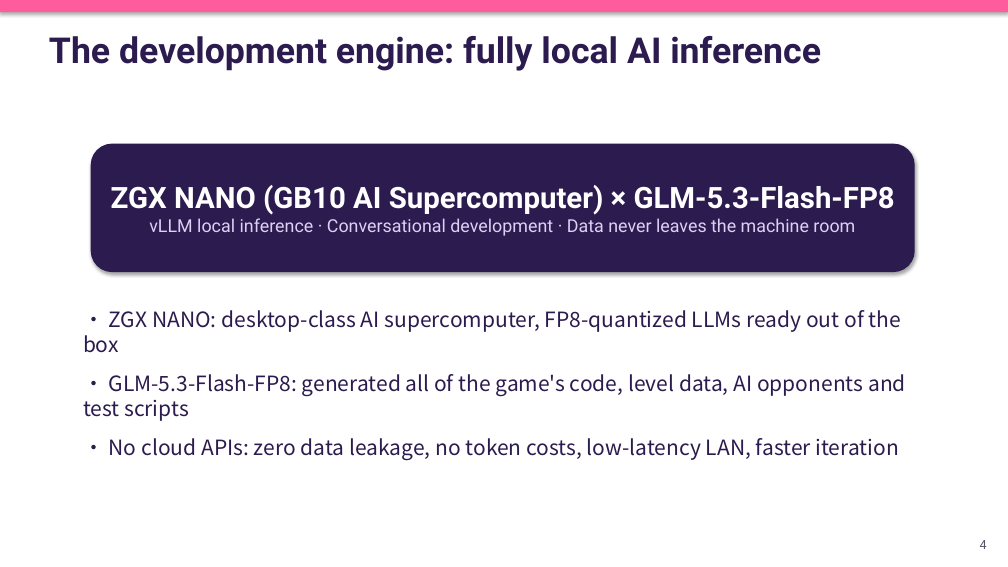
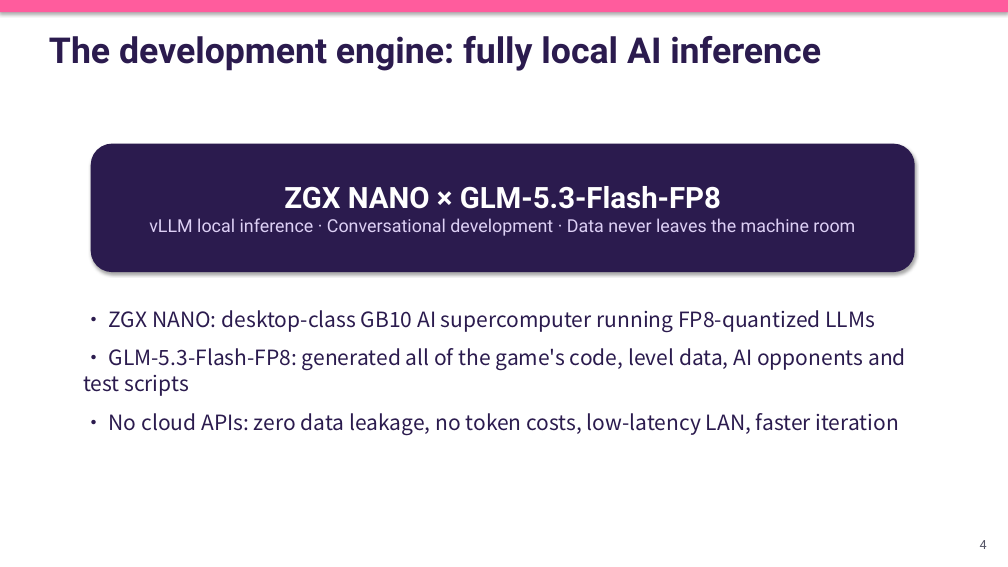
Before and after one commit to chengkaho98-svg/Mini3Dgame, a slide deck: slide 4 of AI_Game_Development_Playbook_EN.pptx. Drawn at 1008x567 pixels with LibreOffice and Linux fonts; fonts in the diff are those of the drawing. Boxes give left, top, right and bottom in pixels: in the first picture for what was removed or moved away, otherwise in the second. Text is boxed around its words. In the diff, an @@ line names an element or a change of style, - is before the commit and + after.

```diff
--- a/AI_Game_Development_Playbook_EN.pptx
+++ b/AI_Game_Development_Playbook_EN.pptx
@@ text in rounded rectangle at [284,186,721,209]: text changed @@
-ZGX NANO (GB10 AI Supercomputer) × GLM-5.3-Flash-FP8
+ZGX NANO × GLM-5.3-Flash-FP8
@@ text at [109,310,875,332]: text changed @@
-• ZGX NANO: desktop-class AI supercomputer, FP8-quantized LLMs ready out of the box
+• ZGX NANO: desktop-class GB10 AI supercomputer running FP8-quantized LLMs
```
Also in this commit, not shown: 14 other slides changed, 18 other files.
